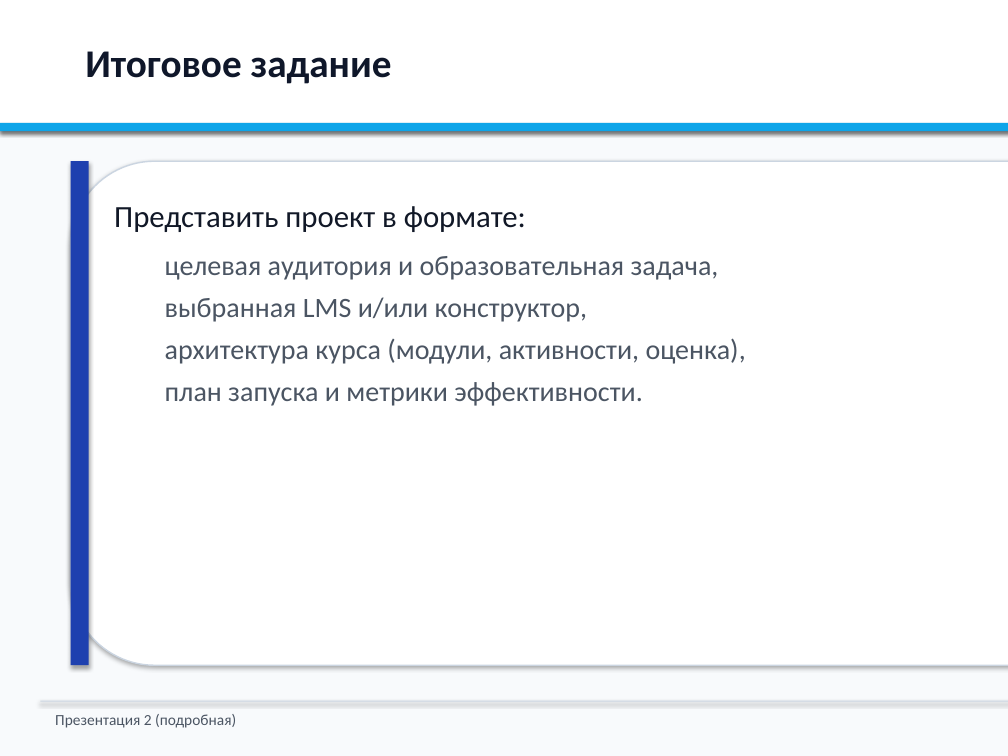
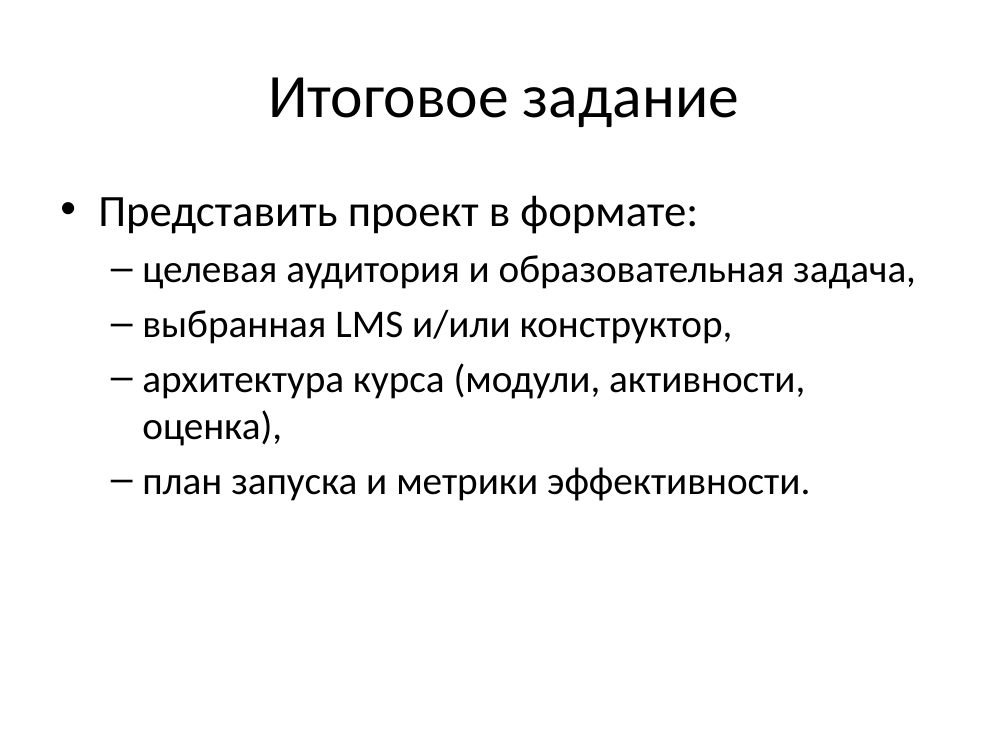
Before and after one commit to NastyaKL95/lms, a slide deck: slide 26 of presentation-topic-2-detailed.pptx. Drawn at 1008x756 pixels with LibreOffice and Linux fonts; fonts in the diff are those of the drawing. Boxes give left, top, right and bottom in pixels: in the first picture for what was removed or moved away, otherwise in the second. Text is boxed around its words. In the diff, an @@ line names an element or a change of style, - is before the commit and + after.

```diff
--- a/presentation-topic-2-detailed.pptx
+++ b/presentation-topic-2-detailed.pptx
@@ background #F8FAFC to #FFFFFF @@
@@ rectangle removed at [0, 0, 1008, 131] @@
@@ title "Итоговое задание": place and size @@
-title "Итоговое задание" at [85, 51, 392, 84]
+title "Итоговое задание" at [268, 77, 739, 127]
@@ title "Итоговое задание" at [268, 77, 739, 127]: size 28 to 44 pt, text colour #0F172A to #000000, bold off; alignment left to centre; vertical alignment top to middle @@
@@ rectangle removed at [0, 123, 1008, 131] @@
@@ text "Представить проект в формате:": place and size @@
-text "Представить проект в формате:" at [114, 206, 746, 406]
+text "Представить проект в формате:" at [98, 195, 916, 501]
@@ text "Представить проект в формате:" at [98, 195, 916, 501]: size 22 to 32 pt, text colour #111827 to #000000 in "Представить проект в формате:"; size 20 to 28 pt, text colour #4B5563 to #000000 in "целевая аудитория и образовательная задача,", "выбранная LMS и/или конструктор,", "архитектура курса (модули, активности, оценка),", "план запуска и метрики эффективности."; bullet none to •; less space between paragraphs; bullet none to – @@
@@ rounded rectangle removed at [71, 161, 1008, 665] @@
@@ rectangle removed at [71, 161, 89, 665] @@
@@ rectangle removed at [40, 701, 1008, 702] @@
@@ text removed at [55, 714, 236, 728] @@
-Презентация 2 (подробная)
```
Also in this commit, not shown: 26 other slides changed, 1 slide added, 1 slide removed, 2 other files.
